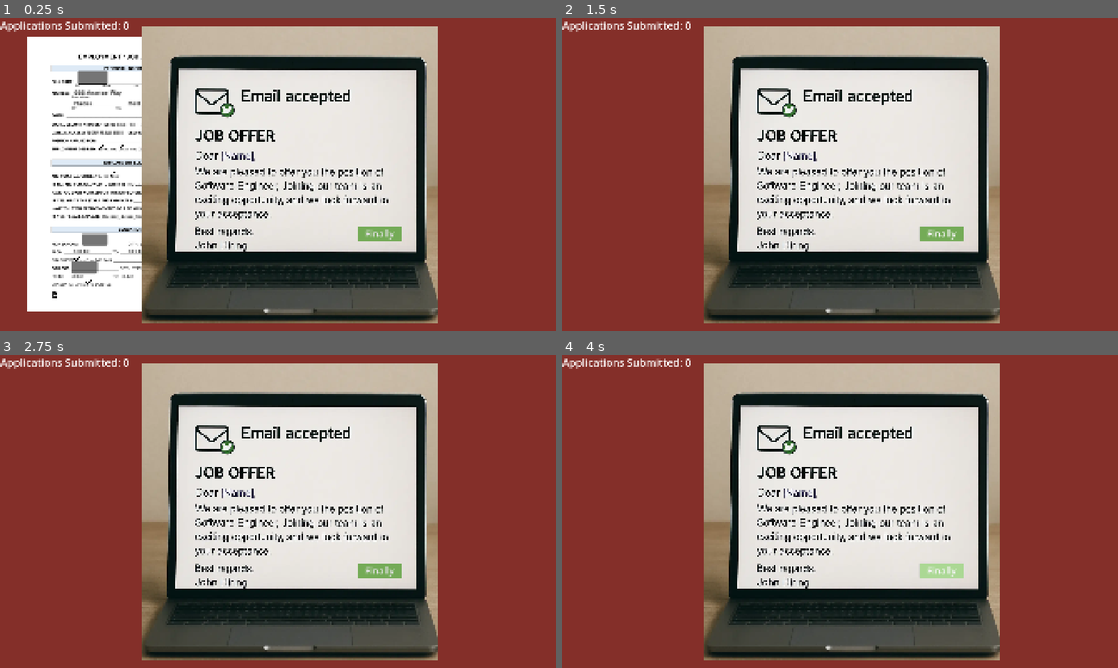
Above: before the commit, frames 1-4 (two rows, left to right).
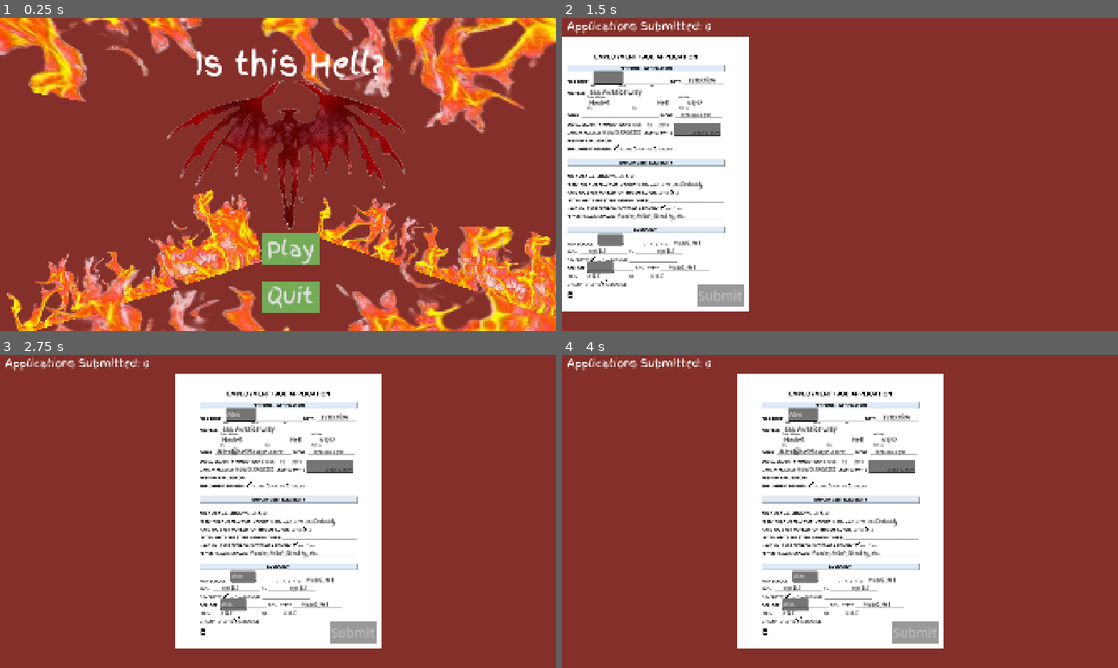
Above: after the commit, the same moments.

Repository: Nick-Binetti/Roll-Your-Fate-Jam-Spring-26-
Game: Godot game, scene res://MainMenu.tscn
Two runs of this game, one before a commit and one after it. Both use one fixed random seed, a clock stepped at 60 frames per second and the inputs below. Before the commit the project starts from res://MainScene.tscn.
Inputs (mouse positions are in pixels of both pictures, inside the frame that each line leads up to):
- Up to frame 1 (0.25 s): no input
- Up to frame 2 (1.5 s): click (940, 233) at 0.5 s, where only the run before the commit has a clickable "Finally"; click (851, 249) at 1.25 s, where only the run after the commit has a clickable "Play"
- Up to frame 3 (2.75 s): click (239, 414) at 2.02 s; type "Alex" at 2.1 s; click (244, 577) at 2.25 s; type "Alex" at 2.33 s; click (233, 605) at 2.48 s; type "Alex" at 2.57 s
- Up to frame 4 (4 s): click (940, 570) at 2.75 s, where only the run before the commit has a clickable "Finally"; click (940, 570) at 3.5 s, where only the run before the commit has a clickable "Finally"

The runs differ from the first frame. In frame 1, 81% of the frame differs, in the area x 0-100%, y 0-100%; in frame 2, 73%; in frame 3, 47%; in frame 4, 47%.

Commit message:
Done!

Diff:
--- /dev/null
+++ b/is-this-hell/MainMenu.tscn
@@ -0,0 +1,94 @@
+[gd_scene load_steps=9 format=3 uid="uid://duvcugrldea5g"]
+
+[ext_resource type="FontFile" uid="uid://jcejqtg25rgx" path="res://FingerPaint-Regular.ttf" id="1_i26rj"]
+[ext_resource type="Script" uid="uid://hsnnkhvb2ult" path="res://play_button.gd" id="2_eiy7p"]
+[ext_resource type="Texture2D" uid="uid://cv0uliex8oynb" path="res://fire.png" id="3_h7a2f"]
+[ext_resource type="Script" uid="uid://gwufdf74rt7t" path="res://quit_button_2.gd" id="3_iwfq2"]
+[ext_resource type="Texture2D" uid="uid://jfknph1hyqo4" path="res://demon.png" id="4_qoqlk"]
+
+[sub_resource type="StyleBoxFlat" id="StyleBoxFlat_eiy7p"]
+bg_color = Color(0.670588, 0.847059, 0.580392, 1)
+
+[sub_resource type="StyleBoxFlat" id="StyleBoxFlat_h7a2f"]
+bg_color = Color(0.0627451, 0.376471, 0, 1)
+
+[sub_resource type="StyleBoxFlat" id="StyleBoxFlat_qoqlk"]
+bg_color = Color(0.454902, 0.670588, 0.341176, 1)
+
+[node name="MainMenu" type="Node2D"]
+
+[node name="Label" type="Label" parent="."]
+offset_left = 672.0
+offset_top = 79.0
+offset_right = 1261.0
+offset_bottom = 227.0
+theme_override_fonts/font = ExtResource("1_i26rj")
+theme_override_font_sizes/font_size = 108
+text = "Is this Hell?"
+
+[node name="PlayButton" type="Button" parent="."]
+custom_minimum_size = Vector2(200, 0)
+offset_left = 902.0
+offset_top = 742.0
+offset_right = 1102.0
+offset_bottom = 849.0
+theme_override_fonts/font = ExtResource("1_i26rj")
+theme_override_font_sizes/font_size = 72
+theme_override_styles/hover = SubResource("StyleBoxFlat_eiy7p")
+theme_override_styles/pressed = SubResource("StyleBoxFlat_h7a2f")
+theme_override_styles/normal = SubResource("StyleBoxFlat_qoqlk")
+text = "Play"
+script = ExtResource("2_eiy7p")
+
+[node name="QuitButton2" type="Button" parent="."]
+custom_minimum_size = Vector2(200, 0)
+offset_left = 901.0
+offset_top = 907.0
+offset_right = 1101.0
+offset_bottom = 1014.0
+theme_override_fonts/font = ExtResource("1_i26rj")
+theme_override_font_sizes/font_size = 72
+theme_override_styles/hover = SubResource("StyleBoxFlat_eiy7p")
+theme_override_styles/pressed = SubResource("StyleBoxFlat_h7a2f")
+theme_override_styles/normal = SubResource("StyleBoxFlat_qoqlk")
+text = "Quit"
+script = ExtResource("3_iwfq2")
+
+[node name="Fire" type="Sprite2D" parent="."]
+z_index = -1
+position = Vector2(447, 829)
+rotation = -0.296876
+scale = Vector2(2.5, 2)
+texture = ExtResource("3_h7a2f")
+
+[node name="Fire2" type="Sprite2D" parent="."]
+z_index = -1
+position = Vector2(980, 1022)
+rotation = -0.0157821
+scale = Vector2(6.09616, 4.14917)
+skew = -0.152611
+texture = ExtResource("3_h7a2f")
+
+[node name="Fire3" type="Sprite2D" parent="."]
+z_index = -1
+position = Vector2(932, 110)
+rotation = -2.95709
+scale = Vector2(6.58968, 4.40964)
+skew = -0.37548
+texture = ExtResource("3_h7a2f")
+
+[node name="Fire4" type="Sprite2D" parent="."]
+z_index = -1
+position = Vector2(1545, 773)
+rotation = 0.328242
+scale = Vector2(2.57945, 1.82445)
+skew = -0.152611
+texture = ExtResource("3_h7a2f")
+
+[node name="Demon" type="Sprite2D" parent="."]
+position = Vector2(986, 470)
+scale = Vector2(2.81747, 3.02326)
+texture = ExtResource("4_qoqlk")
+
+[connection signal="pressed" from="PlayButton" to="PlayButton" method="_on_pressed"]
+[connection signal="pressed" from="QuitButton2" to="QuitButton2" method="_on_pressed"]
--- a/is-this-hell/MainScene.tscn
+++ b/is-this-hell/MainScene.tscn
@@ -1,9 +1,11 @@
-[gd_scene load_steps=11 format=3 uid="uid://dbklvdfsxen4t"]
+[gd_scene load_steps=13 format=3 uid="uid://dbklvdfsxen4t"]
 
 [ext_resource type="Script" uid="uid://c2pgcmiw2l5cl" path="res://main_scene.gd" id="1_x4av3"]
 [ext_resource type="PackedScene" uid="uid://ct5ckemdglpaq" path="res://employment_job_application.tscn" id="2_rpqi1"]
 [ext_resource type="Texture2D" uid="uid://cg6sj616cs2pg" path="res://jobofferemail2.webp" id="4_rf2cd"]
 [ext_resource type="PackedScene" uid="uid://xcmu7vhvyk1w" path="res://job_rejection_email_visual.tscn" id="4_uxrcv"]
+[ext_resource type="FontFile" uid="uid://jcejqtg25rgx" path="res://FingerPaint-Regular.ttf" id="5_a814b"]
+[ext_resource type="Script" uid="uid://bquxnj1aakes0" path="res://win_button.gd" id="5_rf2cd"]
 
 [sub_resource type="Animation" id="Animation_uxrcv"]
 resource_name = "JobAppSlide"
@@ -39,8 +41,10 @@
 [node name="Employment-job-application" parent="." instance=ExtResource("2_rpqi1")]
 
 [node name="AppCounter" type="Label" parent="."]
-offset_right = 444.0
-offset_bottom = 50.0
+offset_left = 16.0
+offset_right = 515.0
+offset_bottom = 54.0
+theme_override_fonts/font = ExtResource("5_a814b")
 theme_override_font_sizes/font_size = 36
 text = "Applications Submitted: 0"
 
@@ -54,18 +58,39 @@
 }
 
 [node name="Job-offer-email" type="Sprite2D" parent="."]
-position = Vector2(1002, 540)
+visible = false
+position = Vector2(998, 579)
 texture = ExtResource("4_rf2cd")
 
-[node name="WinButton" type="Button" parent="."]
+[node name="WinButton" type="Button" parent="Job-offer-email"]
 custom_minimum_size = Vector2(150, 50)
-offset_left = 1235.0
-offset_top = 718.0
-offset_right = 1385.0
-offset_bottom = 768.0
+offset_left = 233.0
+offset_top = 178.0
+offset_right = 383.0
+offset_bottom = 228.0
+theme_override_fonts/font = ExtResource("5_a814b")
 theme_override_font_sizes/font_size = 32
 theme_override_styles/disabled = SubResource("StyleBoxFlat_uxrcv")
 theme_override_styles/hover = SubResource("StyleBoxFlat_rf2cd")
 theme_override_styles/pressed = SubResource("StyleBoxFlat_a814b")
 theme_override_styles/normal = SubResource("StyleBoxFlat_5crlr")
 text = "Finally"
+script = ExtResource("5_rf2cd")
+
+[node name="ColorRect" type="ColorRect" parent="Job-offer-email"]
+offset_left = -245.0
+offset_top = -90.0
+offset_right = -205.0
+offset_bottom = -50.0
+scale = Vector2(14.28, 1.24)
+color = Color(0.537011, 0.537011, 0.537011, 1)
+
+[node name="NameLabel" type="Label" parent="Job-offer-email"]
+offset_left = -242.0
+offset_top = -92.0
+offset_right = -186.0
+offset_bottom = -42.0
+theme_override_colors/font_shadow_color = Color(0, 0, 0, 1)
+theme_override_font_sizes/font_size = 36
+
+[connection signal="pressed" from="Job-offer-email/WinButton" to="Job-offer-email/WinButton" method="_on_pressed"]
--- a/is-this-hell/WinScene.tscn
+++ b/is-this-hell/WinScene.tscn
@@ -1,7 +1,52 @@
-[gd_scene format=3 uid="uid://bt3pgly54khwk"]
+[gd_scene load_steps=7 format=3 uid="uid://bt3pgly54khwk"]
+
+[ext_resource type="FontFile" uid="uid://jcejqtg25rgx" path="res://FingerPaint-Regular.ttf" id="1_t3pix"]
+[ext_resource type="Script" uid="uid://eum61ytaapnb" path="res://main_menu_button.gd" id="2_uuemd"]
+
+[sub_resource type="StyleBoxFlat" id="StyleBoxFlat_3wcsh"]
+
+[sub_resource type="StyleBoxFlat" id="StyleBoxFlat_t3pix"]
+bg_color = Color(0.670588, 0.847059, 0.580392, 1)
+
+[sub_resource type="StyleBoxFlat" id="StyleBoxFlat_uuemd"]
+bg_color = Color(0.0627451, 0.376471, 0, 1)
+
+[sub_resource type="StyleBoxFlat" id="StyleBoxFlat_j4jwh"]
+bg_color = Color(0.454902, 0.670588, 0.341176, 1)
 
 [node name="WinScene" type="Node2D"]
 
 [node name="Label" type="Label" parent="."]
-offset_right = 40.0
-offset_bottom = 23.0
+offset_left = 676.0
+offset_top = 73.0
+offset_right = 1286.0
+offset_bottom = 221.0
+theme_override_fonts/font = ExtResource("1_t3pix")
+theme_override_font_sizes/font_size = 108
+text = "You've Won"
+
+[node name="Label" type="Label" parent="Label"]
+offset_left = -504.0
+offset_top = 188.0
+offset_right = 1113.0
+offset_bottom = 336.0
+theme_override_fonts/font = ExtResource("1_t3pix")
+theme_override_font_sizes/font_size = 86
+text = "Time to grind the coporate ladder!!!"
+horizontal_alignment = 1
+
+[node name="MainMenuButton" type="Button" parent="."]
+offset_left = 770.0
+offset_top = 671.0
+offset_right = 1175.0
+offset_bottom = 778.0
+theme_override_fonts/font = ExtResource("1_t3pix")
+theme_override_font_sizes/font_size = 72
+theme_override_styles/disabled = SubResource("StyleBoxFlat_3wcsh")
+theme_override_styles/hover = SubResource("StyleBoxFlat_t3pix")
+theme_override_styles/pressed = SubResource("StyleBoxFlat_uuemd")
+theme_override_styles/normal = SubResource("StyleBoxFlat_j4jwh")
+text = "Main Menu"
+script = ExtResource("2_uuemd")
+
+[connection signal="pressed" from="MainMenuButton" to="MainMenuButton" method="_on_pressed"]
--- a/is-this-hell/employment_job_application.tscn
+++ b/is-this-hell/employment_job_application.tscn
@@ -1,9 +1,10 @@
-[gd_scene load_steps=12 format=3 uid="uid://ct5ckemdglpaq"]
+[gd_scene load_steps=13 format=3 uid="uid://ct5ckemdglpaq"]
 
 [ext_resource type="Texture2D" uid="uid://cobh2sopvxmvl" path="res://Employment-Job-Application-550x712.webp" id="1_g7n4r"]
 [ext_resource type="Script" uid="uid://2x5uct0aajj" path="res://validation.gd" id="2_5fywi"]
 [ext_resource type="Script" uid="uid://cw5rtd2od0a0s" path="res://name_text_box.gd" id="2_hl2u1"]
 [ext_resource type="Script" uid="uid://5vs7w6a64i7d" path="res://submit_button.gd" id="3_hl2u1"]
+[ext_resource type="FontFile" uid="uid://jcejqtg25rgx" path="res://FingerPaint-Regular.ttf" id="3_jrjui"]
 
 [sub_resource type="StyleBoxFlat" id="StyleBoxFlat_jrjui"]
 
@@ -15,6 +16,21 @@
 
 [sub_resource type="StyleBoxFlat" id="StyleBoxFlat_x4av3"]
 bg_color = Color(0.455361, 0.67029, 0.339383, 1)
+
+[sub_resource type="Animation" id="Animation_jrjui"]
+length = 0.001
+tracks/0/type = "value"
+tracks/0/imported = false
+tracks/0/enabled = true
+tracks/0/path = NodePath(".:position")
+tracks/0/interp = 1
+tracks/0/loop_wrap = true
+tracks/0/keys = {
+"times": PackedFloat32Array(0),
+"transitions": PackedFloat32Array(1),
+"update": 0,
+"values": [Vector2(0, 0)]
+}
 
 [sub_resource type="Animation" id="Animation_5fywi"]
 resource_name = "start_effect"
@@ -31,21 +47,6 @@
 "values": [Vector2(0, 535), Vector2(961, 535)]
 }
 
-[sub_resource type="Animation" id="Animation_jrjui"]
-length = 0.001
-tracks/0/type = "value"
-tracks/0/imported = false
-tracks/0/enabled = true
-tracks/0/path = NodePath(".:position")
-tracks/0/interp = 1
-tracks/0/loop_wrap = true
-tracks/0/keys = {
-"times": PackedFloat32Array(0),
-"transitions": PackedFloat32Array(1),
-"update": 0,
-"values": [Vector2(0, 0)]
-}
-
 [sub_resource type="AnimationLibrary" id="AnimationLibrary_wbp3g"]
 _data = {
 &"RESET": SubResource("Animation_jrjui"),
@@ -63,14 +64,17 @@
 offset_right = -40.1777
 offset_bottom = -224.45
 scale = Vector2(0.797712, 0.840001)
+theme_override_fonts/font = ExtResource("3_jrjui")
 theme_override_font_sizes/font_size = 18
 script = ExtResource("2_hl2u1")
 
 [node name="PayTextBox" type="LineEdit" parent="."]
+custom_minimum_size = Vector2(125, 0)
 offset_left = 75.2663
 offset_top = -130.36
 offset_right = 143.829
 offset_bottom = -99.3602
+theme_override_fonts/font = ExtResource("3_jrjui")
 theme_override_font_sizes/font_size = 16
 
 [node name="HsTextBox" type="LineEdit" parent="."]
@@ -78,6 +82,7 @@
 offset_top = 157.143
 offset_right = -60.395
 offset_bottom = 188.143
+theme_override_fonts/font = ExtResource("3_jrjui")
 theme_override_font_sizes/font_size = 12
 
 [node name="CollegeTextBox" type="LineEdit" parent="."]
@@ -85,14 +90,16 @@
 offset_top = 229.323
 offset_right = -86.6498
 offset_bottom = 260.323
+theme_override_fonts/font = ExtResource("3_jrjui")
 theme_override_font_sizes/font_size = 12
 
 [node name="EmailText" type="Label" parent="."]
-offset_left = -147.128
-offset_top = -164.947
-offset_right = -22.1275
-offset_bottom = -141.947
-theme_override_colors/font_color = Color(0, 0, 0, 1)
+offset_left = -162.934
+offset_top = -165.414
+offset_right = -37.9339
+offset_bottom = -140.414
+theme_override_colors/font_color = Color(0, 0, 0, 1)
+theme_override_fonts/font = ExtResource("3_jrjui")
 theme_override_font_sizes/font_size = 0
 
 [node name="SsnText" type="Label" parent="."]
@@ -101,6 +108,7 @@
 offset_right = 84.8416
 offset_bottom = -114.127
 theme_override_colors/font_color = Color(0, 0, 0, 1)
+theme_override_fonts/font = ExtResource("3_jrjui")
 theme_override_font_sizes/font_size = 12
 text = "666    13     3914"
 
@@ -110,6 +118,7 @@
 offset_right = 156.015
 offset_bottom = -172.774
 theme_override_colors/font_color = Color(0, 0, 0, 1)
+theme_override_fonts/font = ExtResource("3_jrjui")
 theme_override_font_sizes/font_size = 16
 text = "41317"
 
@@ -119,6 +128,7 @@
 offset_right = -23.035
 offset_bottom = -200.308
 theme_override_colors/font_color = Color(0, 0, 0, 1)
+theme_override_fonts/font = ExtResource("3_jrjui")
 theme_override_font_sizes/font_size = 16
 text = "666 Avarice Way"
 
@@ -128,6 +138,7 @@
 offset_right = 196.208
 offset_bottom = -138.654
 theme_override_colors/font_color = Color(0, 0, 0, 1)
+theme_override_fonts/font = ExtResource("3_jrjui")
 theme_override_font_sizes/font_size = 12
 text = "576-666-6741"
 
@@ -137,6 +148,7 @@
 offset_right = 25.1928
 offset_bottom = -172.489
 theme_override_colors/font_color = Color(0, 0, 0, 1)
+theme_override_fonts/font = ExtResource("3_jrjui")
 theme_override_font_sizes/font_size = 16
 text = "Hades                       Hell"
 
@@ -146,6 +158,7 @@
 offset_right = 190.104
 offset_bottom = -232.172
 theme_override_colors/font_color = Color(0, 0, 0, 1)
+theme_override_fonts/font = ExtResource("3_jrjui")
 theme_override_font_sizes/font_size = 16
 text = "3/22/2026"
 
@@ -155,6 +168,7 @@
 offset_right = 59.6717
 offset_bottom = -93.0744
 theme_override_colors/font_color = Color(0, 0, 0, 1)
+theme_override_fonts/font = ExtResource("3_jrjui")
 theme_override_font_sizes/font_size = 12
 text = " NOW PLEASEEEE"
 
@@ -164,6 +178,7 @@
 offset_right = 163.209
 offset_bottom = 41.797
 theme_override_colors/font_color = Color(0, 0, 0, 1)
+theme_override_fonts/font = ExtResource("3_jrjui")
 theme_override_font_sizes/font_size = 12
 text = "Probably"
 
@@ -173,6 +188,7 @@
 offset_right = 87.5521
 offset_bottom = 123.752
 theme_override_colors/font_color = Color(0, 0, 0, 1)
+theme_override_fonts/font = ExtResource("3_jrjui")
 theme_override_font_sizes/font_size = 12
 text = "Murder, Arson, Stealing, etc."
 
@@ -182,6 +198,7 @@
 offset_right = 38.4209
 offset_bottom = 215.481
 theme_override_colors/font_color = Color(0, 0, 0, 1)
+theme_override_fonts/font = ExtResource("3_jrjui")
 theme_override_font_sizes/font_size = 12
 text = "530 B.C                                 535 B.C"
 
@@ -191,6 +208,7 @@
 offset_right = 35.332
 offset_bottom = 280.143
 theme_override_colors/font_color = Color(0, 0, 0, 1)
+theme_override_fonts/font = ExtResource("3_jrjui")
 theme_override_font_sizes/font_size = 12
 text = "2 B.C                                 0 A.C"
 
@@ -200,6 +218,7 @@
 offset_right = 141.676
 offset_bottom = 195.18
 theme_override_colors/font_color = Color(0, 0, 0, 1)
+theme_override_fonts/font = ExtResource("3_jrjui")
 theme_override_font_sizes/font_size = 12
 text = "Hades, Hell"
 
@@ -209,6 +228,7 @@
 offset_right = 129.32
 offset_bottom = 257.586
 theme_override_colors/font_color = Color(0, 0, 0, 1)
+theme_override_fonts/font = ExtResource("3_jrjui")
 theme_override_font_sizes/font_size = 12
 text = "Hades, Hell"
 
--- a/is-this-hell/global.gd
+++ b/is-this-hell/global.gd
@@ -5,3 +5,5 @@
 signal okButton_pressed
 
 var appCount = 0
+
+var playerName:String
--- a/is-this-hell/job_rejection_email_visual.tscn
+++ b/is-this-hell/job_rejection_email_visual.tscn
@@ -20,10 +20,10 @@
 
 [node name="AcceptButton" type="Button" parent="."]
 custom_minimum_size = Vector2(400, 200)
-offset_left = 666.0
-offset_top = 594.0
-offset_right = 1066.0
-offset_bottom = 794.0
+offset_left = 146.0
+offset_top = 578.0
+offset_right = 1094.0
+offset_bottom = 778.0
 theme_override_colors/font_color = Color(1, 1, 1, 1)
 theme_override_font_sizes/font_size = 64
 theme_override_styles/disabled = SubResource("StyleBoxFlat_ft4ij")
@@ -33,5 +33,38 @@
 text = "Ok"
 script = ExtResource("2_ft4ij")
 
+[node name="ColorRect" type="ColorRect" parent="."]
+offset_left = -944.0
+offset_top = -724.0
+offset_right = -904.0
+offset_bottom = -684.0
+scale = Vector2(25.7401, 2.34394)
+color = Color(0.412152, 0.412152, 0.412152, 1)
+
+[node name="NameLabel" type="Label" parent="."]
+offset_left = -942.0
+offset_top = -726.0
+offset_right = -789.0
+offset_bottom = -627.0
+theme_override_colors/font_shadow_color = Color(0, 0, 0, 1)
+theme_override_font_sizes/font_size = 72
+text = "Nicholas Binetti"
+
+[node name="ColorRect2" type="ColorRect" parent="."]
+offset_left = -928.0
+offset_top = -414.0
+offset_right = -888.0
+offset_bottom = -374.0
+scale = Vector2(25.3401, 2.34394)
+color = Color(0.412152, 0.412152, 0.412152, 1)
+
+[node name="NameLabel2" type="Label" parent="."]
+offset_left = -928.0
+offset_top = -416.0
+offset_right = -775.0
+offset_bottom = -317.0
+theme_override_colors/font_shadow_color = Color(0, 0, 0, 1)
+theme_override_font_sizes/font_size = 72
+
 [connection signal="hidden" from="." to="AcceptButton" method="_on_jobrejectionemailvisual_hidden"]
 [connection signal="pressed" from="AcceptButton" to="AcceptButton" method="_on_pressed"]
--- /dev/null
+++ b/is-this-hell/main_menu_button.gd
@@ -0,0 +1,3 @@
+extends Button
+func _on_pressed() -> void:
+	get_tree().change_scene_to_file("res://MainMenu.tscn")
--- a/is-this-hell/name_text_box.gd
+++ b/is-this-hell/name_text_box.gd
@@ -2,11 +2,11 @@
 
 # Called when the node enters the scene tree for the first time.
 func _ready():
-	connect("text_submitted", _on_LineEdit_text_submitted)
+	connect("text_changed", _on_LineEdit_text_changed)
 
 
-func _on_LineEdit_text_submitted(new_text: String):
-	var name_text: String = new_text
+func _on_LineEdit_text_changed(new_text: String):
+	Global.playerName = new_text
 	var email_label: Label = $"../EmailText"
-	email_label.text = name_text + "@hellscape.com"
-	print(name_text)
+	email_label.text = Global.playerName + "@hellscape.com"
+	print(Global.playerName)
--- /dev/null
+++ b/is-this-hell/play_button.gd
@@ -0,0 +1,7 @@
+extends Button
+
+
+
+func _on_pressed() -> void:
+	get_tree().change_scene_to_file("res://MainScene.tscn")
+	Global.appCount = 0
--- a/is-this-hell/project.godot
+++ b/is-this-hell/project.godot
@@ -11,7 +11,7 @@
 [application]
 
 config/name="Is This Hell"
-run/main_scene="uid://dbklvdfsxen4t"
+run/main_scene="uid://duvcugrldea5g"
 config/features=PackedStringArray("4.4", "GL Compatibility")
 config/icon="res://icon.svg"
 
--- /dev/null
+++ b/is-this-hell/quit_button_2.gd
@@ -0,0 +1,5 @@
+extends Button
+
+
+func _on_pressed() -> void:
+	get_tree().quit()
--- a/is-this-hell/submit_button.gd
+++ b/is-this-hell/submit_button.gd
@@ -4,15 +4,30 @@
 @onready var rejection = $"../../Job-rejection-email-visual"
 @onready var jobApp = $"../../Employment-job-application"
 
+@onready var rejectionName = $"../../Job-rejection-email-visual/NameLabel"
+@onready var rejectionName2 = $"../../Job-rejection-email-visual/NameLabel2"
+@onready var acceptName = $"../../Job-offer-email/NameLabel"
+
+@onready var rejectOkButton = $"../../Job-rejection-email-visual/AcceptButton"
+@onready var quips = ["bruh","ok","This IS Hell", "I guess I'll live forever anyways","Didn't want it anyways", "whelp"]
+
+
 func _on_pressed() -> void:
 	var randomChance = randi_range(1,100)
+	var randomQuip = randi_range(0, quips.size()-1)
 	Global.appCount += 1
 	print(Global.appCount)
 	#delete job app
 	jobApp.queue_free()
 	#random logic 1%
-	if randomChance == 1:
+	if randomChance <= 5:
+		print(randomChance)
+		acceptName.text = Global.playerName
 		acceptance.show()
 	else:
 		print(randomChance)
+		rejectionName.text = Global.playerName
+		rejectionName2.text = Global.playerName
+		rejectOkButton.text = quips[randomQuip]
+
 		rejection.show()
--- /dev/null
+++ b/is-this-hell/win_button.gd
@@ -0,0 +1,4 @@
+extends Button
+
+func _on_pressed() -> void:
+	get_tree().change_scene_to_file("res://WinScene.tscn")
Binary file added: is-this-hell/FingerPaint-Regular.ttf
Not shown, added: is-this-hell/FingerPaint-Regular.ttf.import
Binary file added: is-this-hell/demon.png
Not shown, added: is-this-hell/demon.png.import
Not shown, added: is-this-hell/export_presets.cfg
Binary file added: is-this-hell/fire.png
Not shown, added: is-this-hell/fire.png.import
Not shown, added: is-this-hell/main_menu_button.gd.uid
Not shown, added: is-this-hell/play_button.gd.uid
Not shown, added: is-this-hell/quit_button_2.gd.uid
Not shown, added: is-this-hell/win_button.gd.uid
